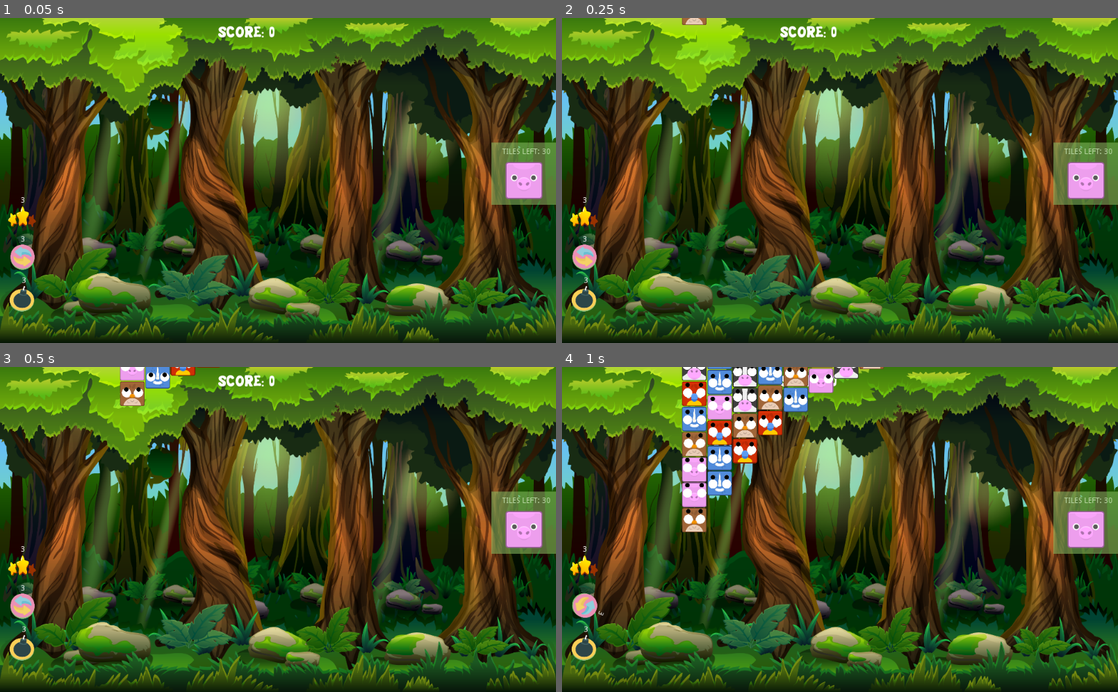
Above: before the commit, frames 1-4 (two rows, left to right).
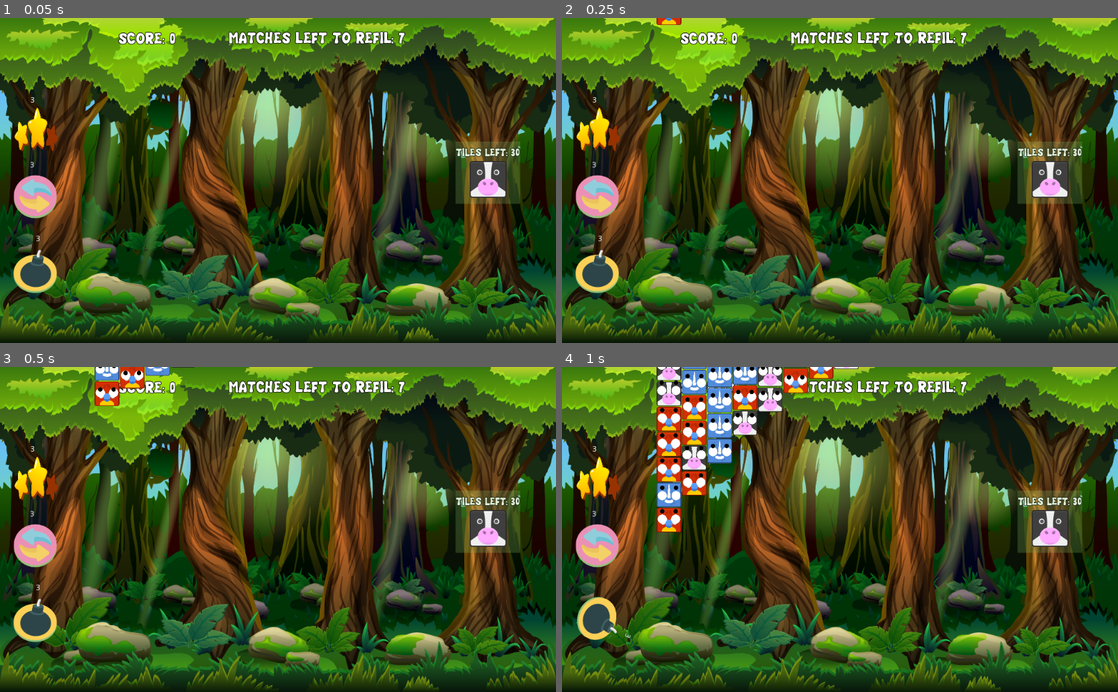
Above: after the commit, the same moments.

Repository: borkoDimitrov/AnimalBlocks
Game: Godot game, scene res://Level/LevelTileCount.tscn
Two runs of this game, one before a commit and one after it. Both use one fixed random seed, a clock stepped at 60 frames per second and the inputs below.
Inputs (mouse positions are in pixels of both pictures, inside the frame that each line leads up to):
- Up to frame 1 (0.05 s): no input
- Up to frame 2 (0.25 s): no input
- Up to frame 3 (0.5 s): no input
- Up to frame 4 (1 s): click (584, 607) at 0.52 s

The runs differ from the first frame. In frame 1, 7.3% of the frame differs, in the area x 1-100%, y 2-91%; in frame 2, 7.5%; in frame 3, 8.5%; in frame 4, 16%, in the area x 1-100%, y 0-91%.

Commit message:
Add new game modes

Diff:
--- a/Level/ClassicLevel.gd
+++ b/Level/ClassicLevel.gd
@@ -12,6 +12,9 @@
 	.DestroyTile(tile)
 
 func OnMatch(tile, count):
+	current_score += pow(count, 2)
+	$"%Label".text = "SCORE: " + str(current_score)
+
 	CountTiles(count)
 	.OnMatch(tile, count)
 
--- a/Level/Level.gd
+++ b/Level/Level.gd
@@ -25,7 +25,7 @@
 func refresh_level():
 	make_tile_types()
 	create_grid()
-	$Floor.position.y = tile_size * level_size.y
+	$Floor.position.y = (tile_size * level_size.y) + 70
 
 func GetWeightedFigureId(matrix, x, y):
 	var neighbours = Globals.GetNeighbours(matrix, x, y)
@@ -65,7 +65,7 @@
 		var index = level_size.y - 1
 		for y in level_size.y:
 			var figureId = GetWeightedFigureId(matrix, x, y)
-			var end_position = Vector2(offset + (tile_size * x), -(tile_size * index) - 250)
+			var end_position = Vector2( (tile_size * x), -(tile_size * index) - 250)
 			index -= 1
 
 			var tile = load(figureId).instance()
@@ -77,9 +77,12 @@
 		yield(get_tree().create_timer(0.1), "timeout")
 
 		var detector = preload("res://Utils/ColumnDetector.tscn").instance()
-		detector.position = Vector2(offset + (tile_size * x), tile_size * level_size.y)
+		detector.position = Vector2((tile_size * x), tile_size * level_size.y)
 		detector.cast_to = Vector2(0, (tile_size * -level_size.y))
 		$Detectors.add_child(detector)
+
+	var tween := create_tween()
+	tween.tween_property($CanvasLayer/TilesBackground, "color:a", 0.3, 0.7).from(0.0)
 
 	get_tree().call_group("tiles", "EnableBlockButton")
 
@@ -115,9 +118,6 @@
 	tile.UnmarkMatchingGroup()
 
 func OnMatch(tile, count):
-	current_score += pow(count, 2)
-	$"%Label".text = "SCORE: " + str(current_score)
-
 	$AudioPlayer.play_sound()
 	get_tree().call_group("matched", "VanishBlock")
 	get_tree().call_group("detectors", "DetectBlocks")
--- a/Level/Level.tscn
+++ b/Level/Level.tscn
@@ -14,6 +14,8 @@
 
 [sub_resource type="DynamicFont" id=3]
 size = 30
+outline_size = 1
+outline_color = Color( 0, 0, 0, 1 )
 font_data = ExtResource( 3 )
 
 [sub_resource type="RectangleShape2D" id=1]
@@ -21,7 +23,7 @@
 
 [node name="Level" type="Node2D" groups=["level"]]
 script = ExtResource( 1 )
-level_size = Vector2( 12, 10 )
+level_size = Vector2( 13, 10 )
 number_of_animals = 2
 weight = 0.3
 
@@ -35,6 +37,13 @@
 margin_bottom = 600.0
 texture = ExtResource( 4 )
 expand = true
+
+[node name="TilesBackground" type="ColorRect" parent="CanvasLayer"]
+margin_left = 155.0
+margin_top = 63.0
+margin_right = 806.0
+margin_bottom = 555.0
+color = Color( 0.631373, 0.752941, 0.596078, 0 )
 
 [node name="Label" type="Label" parent="CanvasLayer"]
 unique_name_in_owner = true
@@ -51,15 +60,15 @@
 
 [node name="SwapTiles" parent="CanvasLayer/Skills" instance=ExtResource( 9 )]
 unique_name_in_owner = true
-position = Vector2( 42, 441 )
+position = Vector2( 48, 313 )
 
 [node name="SmallBomb" parent="CanvasLayer/Skills" instance=ExtResource( 7 )]
 unique_name_in_owner = true
-position = Vector2( 41, 517 )
+position = Vector2( 67, 468 )
 
 [node name="MatchTwoTiles" parent="CanvasLayer/Skills" instance=ExtResource( 8 )]
 unique_name_in_owner = true
-position = Vector2( 41, 368 )
+position = Vector2( 53, 186 )
 
 [node name="Floor" type="StaticBody2D" parent="."]
 position = Vector2( 0, 1600 )
--- a/Level/LevelTileCount.gd
+++ b/Level/LevelTileCount.gd
@@ -3,7 +3,7 @@
 export var TARGET_TILE_COUNT : int = 30
 export var REFILMENT_MATCH_COUNT : int = 7
 var tiles_left_count = TARGET_TILE_COUNT
-var current_match_count = 0
+var current_match_count = REFILMENT_MATCH_COUNT
 
 var main_tile_id : String
 
@@ -12,16 +12,23 @@
 	main_tile_id = firstTile.tile_info
 
 	$"%TargetTileCount".text = "TILES LEFT: " + str(tiles_left_count)
+	$"%RefilmentLabel".text = "MATCHES LEFT TO REFIL: " + str(current_match_count)
 
-	$CanvasLayer/Sprite.texture = firstTile.get_node("TextureButton").texture_normal
-	$CanvasLayer/Sprite.scale = Vector2(0.5, 0.5)
+	$"%Sprite".texture = firstTile.get_node("TextureButton").texture_normal
+	$"%Sprite".scale = Vector2(0.5, 0.5)
 
 func OnMatch(tile, count):
+	if main_tile_id == tile.tile_info:
+		current_score += pow(count, 2)
+		$"%Label".text = "SCORE: " + str(current_score)
+
 	CountTiles(tile, count)
 	.OnMatch(tile, count)
 
-	current_match_count += 1
-	if current_match_count % REFILMENT_MATCH_COUNT == 0:
+	ReduceRefilmentCount()
+	if current_match_count == 0:
+		current_match_count = REFILMENT_MATCH_COUNT
+		$"%RefilmentLabel".text = "MATCHES LEFT TO REFIL: " + str(current_match_count)
 		yield(get_tree().create_timer(0.2), "timeout")
 		for detector in $Detectors.get_children():
 			var currentTiles = detector.GetCurrentTilesCount()
@@ -51,8 +58,19 @@
 	tiles_left_count = max(0, tiles_left_count - count)
 	$"%TargetTileCount".text = "TILES LEFT: " + str(tiles_left_count)
 
+func ReduceRefilmentCount():
+	current_match_count -= 1
+	$"%RefilmentLabel".text = "MATCHES LEFT TO REFIL: " + str(current_match_count)
+
+
 func CountTiles(tileType, tileCount):
 	if main_tile_id == tileType.tile_info:
 		ReduceTileCount(tileCount)
 		if tiles_left_count <= 0:
 			.LevelWon()
+
+func _input(event):
+	if event.is_action_pressed("mouse_button_right"):
+		var test = load("res://TileDestroyer.tscn").instance()
+		add_child(test)
+		test.global_position = get_global_mouse_position()
--- a/Level/LevelTileCount.tscn
+++ b/Level/LevelTileCount.tscn
@@ -1,11 +1,24 @@
-[gd_scene load_steps=3 format=2]
+[gd_scene load_steps=6 format=2]
 
 [ext_resource path="res://Level/Level.tscn" type="PackedScene" id=1]
 [ext_resource path="res://Level/LevelTileCount.gd" type="Script" id=2]
+[ext_resource path="res://Assets/Fonts/CHUBBY.TTF" type="DynamicFontData" id=3]
+
+[sub_resource type="DynamicFont" id=1]
+size = 30
+outline_size = 1
+outline_color = Color( 0, 0, 0, 1 )
+font_data = ExtResource( 3 )
+
+[sub_resource type="DynamicFont" id=2]
+size = 21
+outline_size = 1
+outline_color = Color( 0, 0, 0, 1 )
+font_data = ExtResource( 3 )
 
 [node name="LevelTileCount" instance=ExtResource( 1 )]
 script = ExtResource( 2 )
-number_of_animals = 5
+number_of_animals = 3
 weight = 0.1
 TARGET_TILE_COUNT = 50
 REFILMENT_MATCH_COUNT = 7
@@ -15,21 +28,47 @@
 "_edit_lock_": true
 }
 
-[node name="TargetTileCount" type="Label" parent="CanvasLayer" index="3"]
+[node name="RefilmentLabel" type="Label" parent="CanvasLayer" index="2"]
 unique_name_in_owner = true
-margin_left = 925.0
-margin_top = 240.0
-margin_right = 998.0
-margin_bottom = 261.0
-text = "TILES LEFT: "
+margin_left = 421.0
+margin_top = 20.0
+margin_right = 734.0
+margin_bottom = 58.0
+custom_fonts/font = SubResource( 1 )
+text = "MATCHES LEFT TO REFIL: "
 
-[node name="ColorRect" type="ColorRect" parent="CanvasLayer" index="4"]
-modulate = Color( 1, 1, 1, 0.54902 )
-margin_left = 905.0
-margin_top = 230.0
-margin_right = 1024.0
-margin_bottom = 345.0
+[node name="Label" parent="CanvasLayer" index="3"]
+margin_left = 218.0
+margin_top = 21.0
+margin_right = 404.0
+margin_bottom = 59.0
+
+[node name="MatchContainer" type="Node2D" parent="CanvasLayer" index="4"]
+position = Vector2( 898, 285 )
+
+[node name="TargetTileCount" type="Label" parent="CanvasLayer/MatchContainer" index="0"]
+unique_name_in_owner = true
+margin_left = -59.0
+margin_top = -49.0
+margin_right = 59.0
+margin_bottom = -22.0
+custom_fonts/font = SubResource( 2 )
+text = "TILES LEFT: 30"
+
+[node name="ColorRect" type="ColorRect" parent="CanvasLayer/MatchContainer" index="1"]
+modulate = Color( 1, 1, 1, 0.239216 )
+margin_left = -59.0
+margin_top = -57.0
+margin_right = 60.0
+margin_bottom = 58.0
 color = Color( 0.545098, 0.756863, 0.4, 1 )
+__meta__ = {
+"_edit_lock_": true
+}
 
-[node name="Sprite" type="Sprite" parent="CanvasLayer" index="5"]
-position = Vector2( 965, 300 )
+[node name="Sprite" type="Sprite" parent="CanvasLayer/MatchContainer" index="2"]
+unique_name_in_owner = true
+position = Vector2( 1, 13 )
+__meta__ = {
+"_edit_lock_": true
+}
--- a/Plugins/destructible_object.tscn
+++ b/Plugins/destructible_object.tscn
@@ -9,6 +9,7 @@
 position = Vector2( 489, 271 )
 collision_layer = 0
 collision_mask = 0
+can_sleep = false
 script = ExtResource( 1 )
 
 [node name="sprite" type="Sprite" parent="."]
@@ -20,6 +21,7 @@
 [node name="CollisionShape2D" type="CollisionShape2D" parent="."]
 shape = SubResource( 1 )
 disabled = true
+one_way_collision = true
 __meta__ = {
 "_edit_lock_": true
 }
--- a/Skills/MatchTwoTiles.tscn
+++ b/Skills/MatchTwoTiles.tscn
@@ -10,13 +10,13 @@
 [node name="TextureButton" parent="." index="0"]
 margin_left = -26.0
 margin_top = -20.0
-margin_right = 25.0
-margin_bottom = 18.0
+margin_right = 54.0
+margin_bottom = 60.0
 texture_normal = ExtResource( 3 )
 expand = true
 
 [node name="RichTextLabel" parent="." index="1"]
-margin_left = -3.0
-margin_top = -38.0
-margin_right = 20.0
-margin_bottom = -20.0
+margin_left = 3.0
+margin_top = -41.0
+margin_right = 26.0
+margin_bottom = -23.0
--- a/Skills/SmallBomb.tscn
+++ b/Skills/SmallBomb.tscn
@@ -8,15 +8,14 @@
 script = ExtResource( 3 )
 
 [node name="TextureButton" parent="." index="0"]
-margin_left = -23.0
-margin_top = -22.0
-margin_right = 22.0
-margin_bottom = 25.0
+margin_left = -42.0
+margin_top = -40.0
+margin_right = 38.0
 texture_normal = ExtResource( 1 )
 expand = true
 
 [node name="RichTextLabel" parent="." index="1"]
 margin_left = -1.0
-margin_top = -39.0
+margin_top = -67.0
 margin_right = 22.0
-margin_bottom = -23.0
+margin_bottom = -51.0
--- a/Skills/SwapTiles.tscn
+++ b/Skills/SwapTiles.tscn
@@ -13,13 +13,13 @@
 [node name="TextureButton" parent="." index="0"]
 margin_left = -23.0
 margin_top = -23.0
-margin_right = 22.0
-margin_bottom = 24.0
+margin_right = 57.0
+margin_bottom = 57.0
 texture_normal = ExtResource( 2 )
 expand = true
 
 [node name="RichTextLabel" parent="." index="1"]
-margin_left = -4.0
-margin_top = -39.0
-margin_right = 25.0
-margin_bottom = -23.0
+margin_left = 7.0
+margin_top = -48.0
+margin_right = 36.0
+margin_bottom = -32.0
--- /dev/null
+++ b/TileDestroyer.gd
@@ -0,0 +1,4 @@
+extends RigidBody2D
+
+func _on_TileDestroyer_body_entered(body):
+	body.DestroyBlock()
--- /dev/null
+++ b/TileDestroyer.tscn
@@ -0,0 +1,26 @@
+[gd_scene load_steps=4 format=2]
+
+[ext_resource path="res://Assets/Sprites/Animals/pig.png" type="Texture" id=1]
+[ext_resource path="res://TileDestroyer.gd" type="Script" id=2]
+
+[sub_resource type="RectangleShape2D" id=1]
+extents = Vector2( 50, 50 )
+
+[node name="TileDestroyer" type="RigidBody2D"]
+collision_layer = 0
+mode = 2
+mass = 75.0
+gravity_scale = 15.0
+contacts_reported = 1
+contact_monitor = true
+can_sleep = false
+script = ExtResource( 2 )
+
+[node name="Sprite" type="Sprite" parent="."]
+modulate = Color( 0.996078, 0.145098, 0.145098, 1 )
+texture = ExtResource( 1 )
+
+[node name="CollisionShape2D" type="CollisionShape2D" parent="."]
+shape = SubResource( 1 )
+
+[connection signal="body_entered" from="." to="." method="_on_TileDestroyer_body_entered"]
--- a/TileTemplate.tscn
+++ b/TileTemplate.tscn
@@ -87,6 +87,7 @@
 mode = 2
 mass = 75.0
 gravity_scale = 20.0
+contact_monitor = true
 can_sleep = false
 script = ExtResource( 2 )
 
